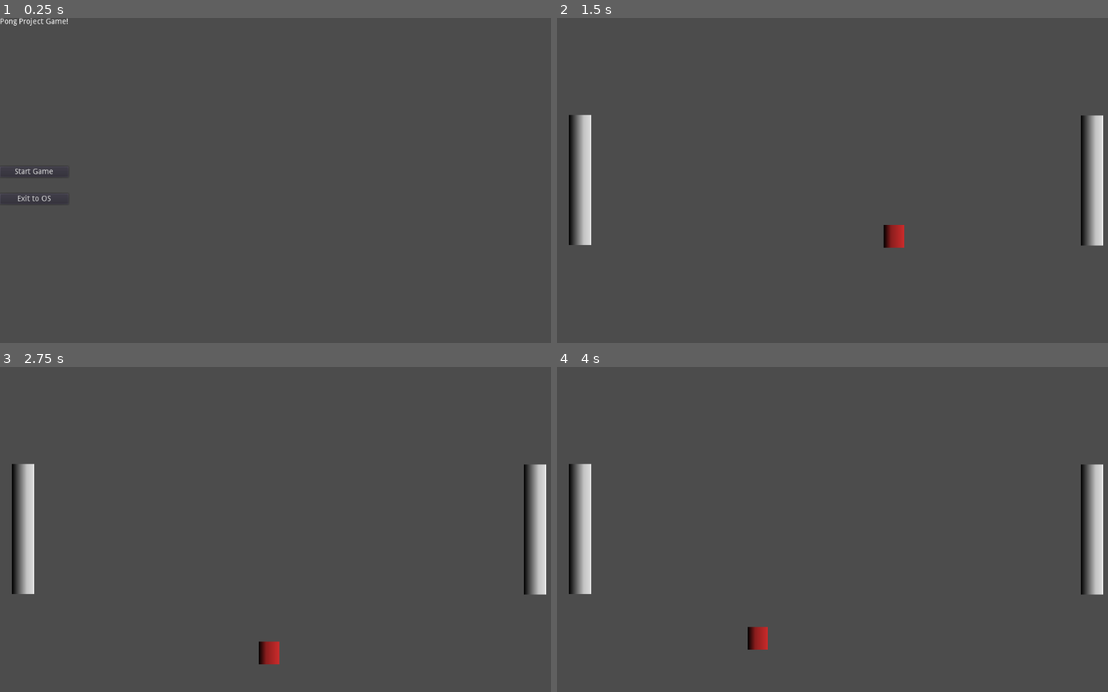
Above: before the commit, frames 1-4 (two rows, left to right).
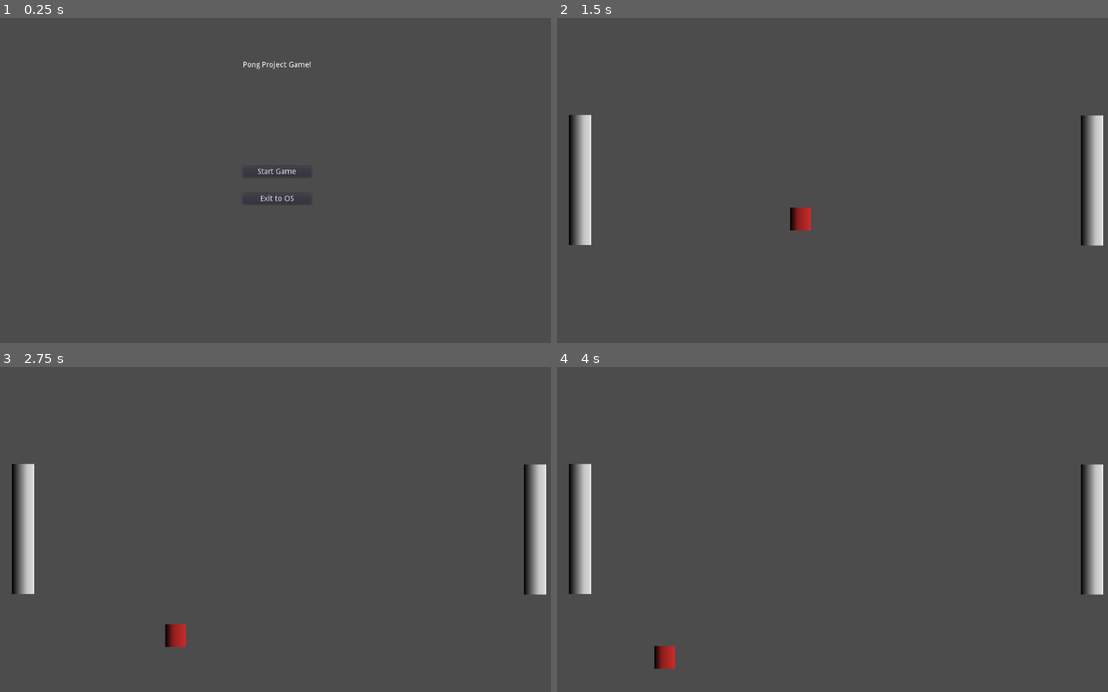
Above: after the commit, the same moments.

Repository: LaffertyDev/PongGame
Game: Godot game, scene res://MainMenu.tscn
The game is run twice, just before and just after one commit, with the same random seed, the same clock (stepped at 60 frames per second) and the same inputs.
Inputs:
- Up to frame 1 (0.25 s): no input
- Up to frame 2 (1.5 s): click "Start Game" at 0.5 s
- Up to frame 3 (2.75 s): no input
- Up to frame 4 (4 s): no input

The runs differ from the first frame. In frame 1, 0.5% of the frame differs, in the area x 0-57%, y 0-58%; in frame 2, 0.5%, in the area x 42-64%, y 58-71%; in frame 3, 0.5%; in frame 4, 0.5%.

Commit message:
Enable margins on main ui

Diff:
--- a/GameBoard.tscn
+++ b/GameBoard.tscn
@@ -76,17 +76,21 @@
 [node name="Pong" type="KinematicBody2D" parent="."]
 modulate = Color( 0.803922, 0.172549, 0.172549, 1 )
 self_modulate = Color( 0.701961, 0.231373, 0.231373, 1 )
-position = Vector2( 539.76, 194.577 )
+position = Vector2( 363.451, 170.088 )
 script = ExtResource( 4 )
+__meta__ = {
+"_edit_group_": true
+}
 
 [node name="CollisionShape2D" type="CollisionShape2D" parent="Pong"]
-position = Vector2( -3.42441, 8.93385 )
 shape = SubResource( 4 )
 
 [node name="Sprite" type="Sprite" parent="Pong"]
-position = Vector2( -4.35352, 7.18402 )
 scale = Vector2( 0.0183752, 41.7287 )
 texture = SubResource( 6 )
+__meta__ = {
+"_edit_group_": true
+}
 
 [node name="Left Goal" type="Area2D" parent="."]
 position = Vector2( -216.437, 193.257 )
--- a/MainMenu.tscn
+++ b/MainMenu.tscn
@@ -5,18 +5,27 @@
 [node name="MainMenu" type="MarginContainer"]
 anchor_right = 1.0
 anchor_bottom = 1.0
+custom_constants/margin_right = 120
+custom_constants/margin_top = 80
+custom_constants/margin_left = 120
+custom_constants/margin_bottom = 80
 script = ExtResource( 2 )
 __meta__ = {
 "_edit_use_anchors_": false
 }
 
 [node name="HBoxContainer" type="HBoxContainer" parent="."]
-margin_right = 1024.0
-margin_bottom = 600.0
+margin_left = 120.0
+margin_top = 80.0
+margin_right = 904.0
+margin_bottom = 520.0
+size_flags_horizontal = 3
+alignment = 1
 
 [node name="VBoxContainer" type="VBoxContainer" parent="HBoxContainer"]
-margin_right = 126.0
-margin_bottom = 600.0
+margin_left = 327.0
+margin_right = 453.0
+margin_bottom = 440.0
 size_flags_vertical = 3
 
 [node name="Game Menu" type="Label" parent="HBoxContainer/VBoxContainer"]
@@ -27,32 +36,32 @@
 [node name="VBoxContainer" type="VBoxContainer" parent="HBoxContainer/VBoxContainer"]
 margin_top = 18.0
 margin_right = 126.0
-margin_bottom = 600.0
+margin_bottom = 440.0
 size_flags_vertical = 3
 custom_constants/separation = 30
 alignment = 1
 
 [node name="Start Button" type="Button" parent="HBoxContainer/VBoxContainer/VBoxContainer"]
-margin_top = 256.0
+margin_top = 176.0
 margin_right = 126.0
-margin_bottom = 276.0
+margin_bottom = 196.0
 text = "Start Game"
 __meta__ = {
 "_edit_use_anchors_": false
 }
 
 [node name="Exit Button" type="Button" parent="HBoxContainer/VBoxContainer/VBoxContainer"]
-margin_top = 306.0
+margin_top = 226.0
 margin_right = 126.0
-margin_bottom = 326.0
+margin_bottom = 246.0
 text = "Exit to OS"
 __meta__ = {
 "_edit_use_anchors_": false
 }
 
 [node name="CenterContainer" type="CenterContainer" parent="HBoxContainer"]
-margin_left = 130.0
-margin_right = 130.0
-margin_bottom = 600.0
+margin_left = 457.0
+margin_right = 457.0
+margin_bottom = 440.0
 [connection signal="pressed" from="HBoxContainer/VBoxContainer/VBoxContainer/Start Button" to="." method="_on_Start_Button_pressed"]
 [connection signal="pressed" from="HBoxContainer/VBoxContainer/VBoxContainer/Exit Button" to="." method="_on_Exit_Button_pressed"]
